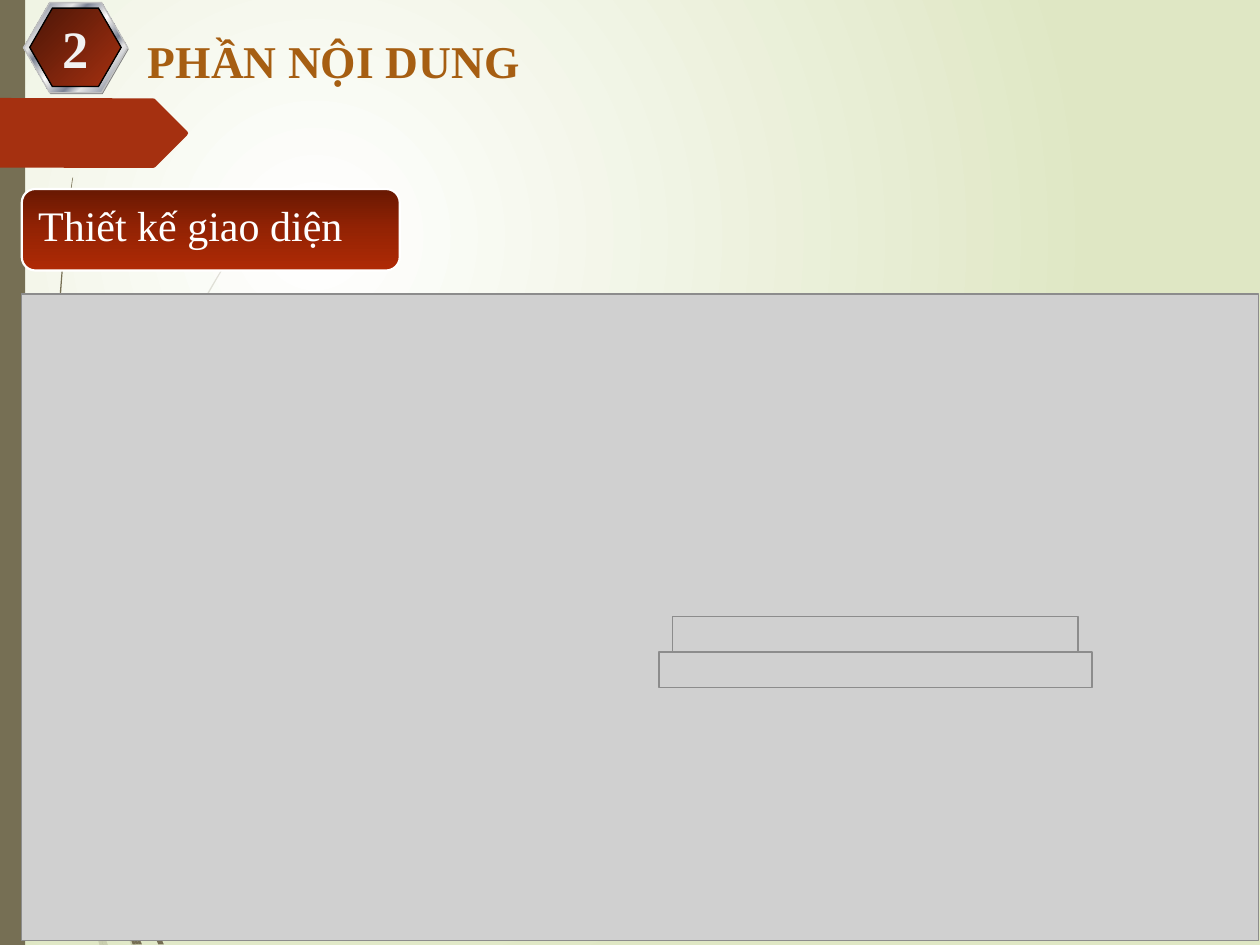
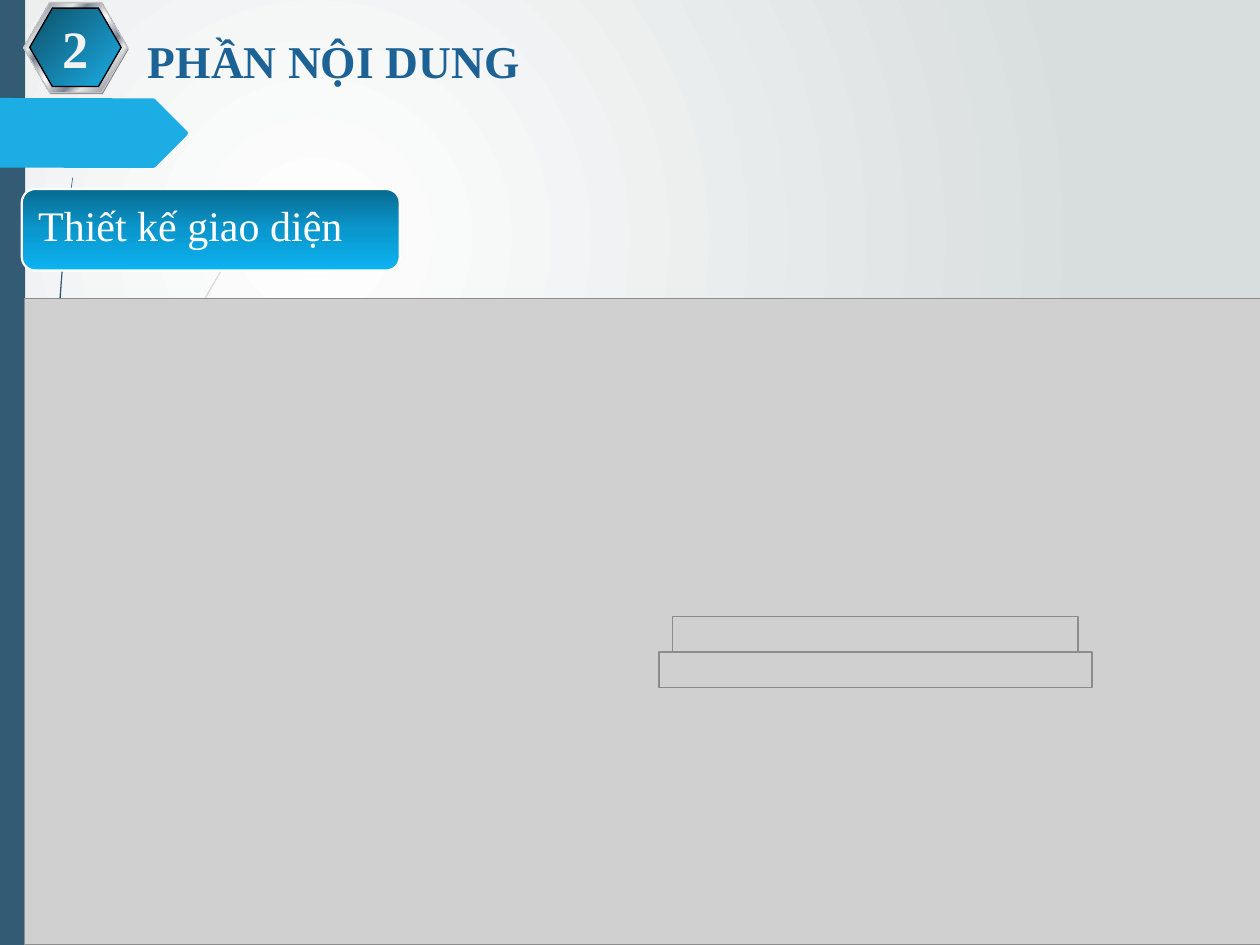
Before and after one commit to NguyenThanhNhuJS99/ThapHaNoi, a slide deck: slide 6 of BaoCaoDoAn.pptx. Drawn at 1260x945 pixels with LibreOffice and Linux fonts; fonts in the diff are those of the drawing; grey boxes stand for pictures. Boxes give left, top, right and bottom in pixels: in the first picture for what was removed or moved away, otherwise in the second. Text is boxed around its words. In the diff, an @@ line names an element or a change of style, - is before the commit and + after.

```diff
--- a/BaoCaoDoAn.pptx
+++ b/BaoCaoDoAn.pptx
@@ background gradient #FFFFFF to #DFE8C4 to gradient #FFFFFF to #D7DDE0 @@
@@ hexagon "2" at (30, 8, 122, 86): fill gradient #76220B to #A53010 to gradient #147CA3 to #1CADE4 @@
@@ text "PHẦN NỘI DUNG" at (148, 43, 519, 87): text colour #A65E12 to #1D6294 @@
@@ freeform shape at (0, 98, 188, 169): fill #A53010 to #1CADE4 @@
@@ fill #766F54 to #335B74 in 7 elements at (3, 0, 59, 606), (115, 808, 164, 944), (126, 906, 141, 945), (122, 910, 136, 945), (115, 871, 139, 944), (0, 0, 25, 945), (53, 178, 73, 595) @@
@@ rounded rectangle "Thiết kế giao diện" at (21, 189, 399, 271): fill gradient #681903 to #952304 to #B02A05 to gradient #086A90 to #0B98CD to #0DB4F3 @@
@@ picture: place and size @@
-picture at (21, 294, 1259, 940)
+picture at (24, 299, 1260, 945)
@@ fill #766F54 at 20% opacity to #335B74 at 20% opacity in 8 elements at (0, 355, 10, 441), (13, 435, 74, 755), (77, 751, 135, 945), (92, 896, 108, 945), (10, 441, 88, 900), (74, 193, 273, 751), (88, 900, 103, 945), (82, 861, 105, 945) @@
```
Also in this commit, not shown: 11 other slides changed, 1 slide added, 1 slide removed, 4 other files.
